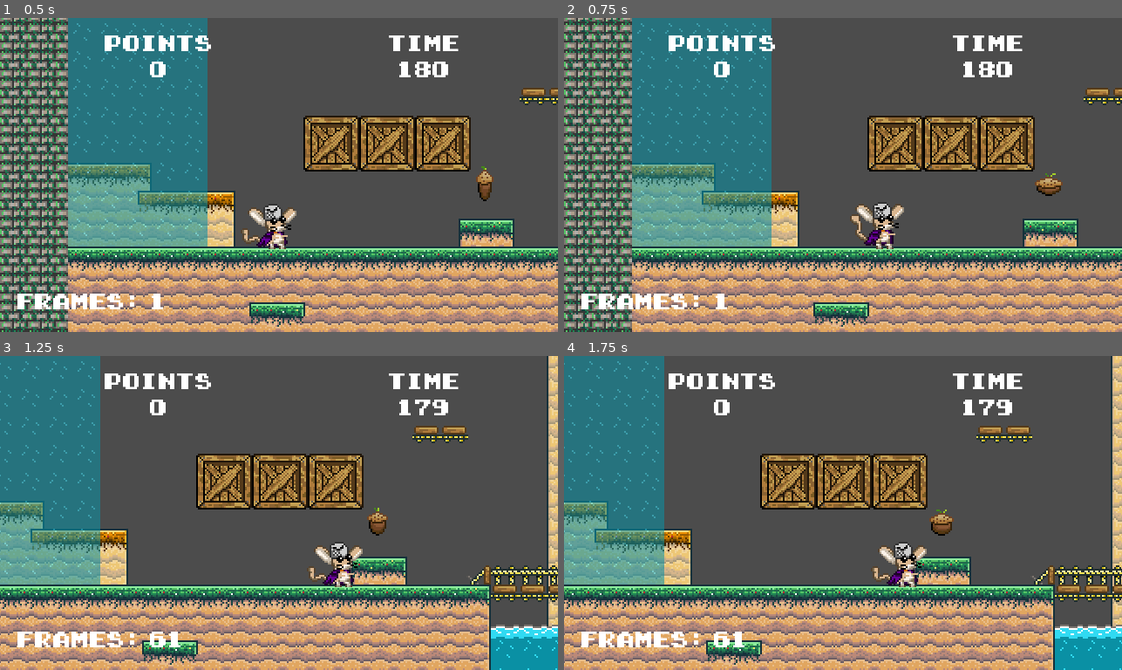
Above: before the commit, frames 1-4 (two rows, left to right).
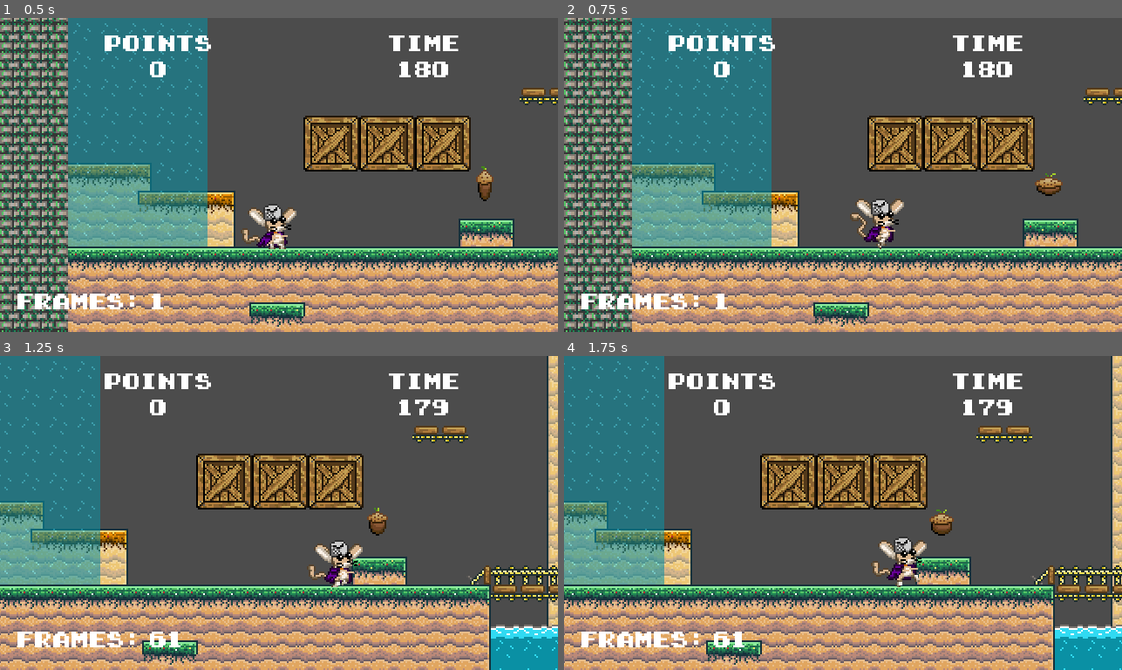
Above: after the commit, the same moments.

Repository: kmaxare/project-one
Game: Godot game, scene res://levels/level_one.tscn
Same seed, same stepped clock (60 frames per second), same inputs: the game is played once before the commit and once after it. This scene is started directly instead of the project's main scene. The engine's default icon, where the game draws it, is replaced by a stand-in: a white triangle on a blue panel in a dark square.
Inputs:
- Up to frame 1 (0.5 s): no input
- Up to frame 2 (0.75 s): hold Right (ui_right) from 0.53 s (still down)
- Up to frame 3 (1.25 s): keep holding Right (ui_right)
- Up to frame 4 (1.75 s): keep holding Right (ui_right)

Frame 1 is identical in both runs. In frame 2, 0.9% of the frame differs, in the area x 51-61%, y 57-74%; in frame 3, 0.7%; in frame 4, 1.0%, in the area x 55-65%, y 57-74%.

Commit message:
Tarea043 (#35)
* se agrego el menu principal

* se agrego la introduccion de nombre

* Ajustes de tile base para el correcto funcionamiento del cangrejo (crab)

---------

Co-authored-by: MiniGCJ23 <minigcj23@gail.com>
Co-authored-by: Kevin Arenas <kevinarenas@unach.cl>

Diff:
--- a/GUI/GUI.gd
+++ b/GUI/GUI.gd
@@ -5,7 +5,7 @@
 onready var tiempo = $HBoxContainer/VBoxContainer2/Tiempo
 
 func _process(delta):
-	points.text = str(GameHandler.points)
-	tiempo.text = str(GameHandler.time)
+	points.text = str(game_handler.points)
+	tiempo.text = str(game_handler.time)
 
 	frames.text = str(Engine.get_frames_per_second())
--- a/GUI/game_over.gd
+++ b/GUI/game_over.gd
@@ -1,23 +1,32 @@
 extends Control
 
-# Se obtiene el nodo del botón Retry
-onready var button_retry = $VBoxContainer/HBoxContainer/Retry
-# Se obtiene el nodo de texto para mostrar la puntuación del jugador
-onready var score = $VBoxContainer/VBoxContainer2/Player/Score
+# Obtiene el nodo de texto para mostrar la puntuación del jugador
+onready var score = $VBoxContainer/Scores/Player/Score
+onready var top_player_score = $VBoxContainer/Scores/TopPlayer/Score
+onready var player_name = $VBoxContainer/Scores/Player/Name
+onready var top_player_name = $VBoxContainer/Scores/TopPlayer/Name
 
 # Función llamada al terminar la carga del nodo
-func _ready():
+func _ready() -> void:
 	# Establece el texto de la puntuación del jugador en el valor actual de la puntuación
-	score.text = str(GameHandler.points)
-	# Se establece el foco en el botón Retry para que sea seleccionado por defecto
-	button_retry.grab_focus()
+	_adjust_score()
 
-# Función llamada cuando se presiona el botón Retry
-func _on_Retry_pressed():
-	if get_tree().change_scene("res://levels/level_one.tscn") != OK:
-		print("Error")
+func _adjust_score() -> void:
+	# Establece el texto de la puntuación del jugador en el valor actual de la puntuación
+	score.text = str(game_handler.points)
+	player_name.text = game_handler.player_name
+	# Si se supera el puntaje máximo actualizar ranking
+	if game_handler.points > game_handler.top_player_score:
+		game_handler.top_player_score = game_handler.points
+		game_handler.top_player_name = game_handler.player_name
+	top_player_score.text = str(game_handler.top_player_score)
+	top_player_name.text = game_handler.top_player_name
 
-# Función llamada cuando se presiona el botón Return
-func _on_Return_pressed():
-	if get_tree().change_scene("res://GUI/main_screen.tscn") != OK:
-		print("Error")
+# Función llamada al presionar el botón de volver al menú principal
+func _on_return_menu_pressed() -> void:
+	# Cambia a la escena del menú principal
+	get_tree().change_scene("res://GUI/main_screen.tscn")
+
+func _on_restart_level_pressed() -> void:
+	get_tree().change_scene(game_handler.previous_scene)
+	pass # Replace with function body.
--- a/GUI/game_over.tscn
+++ b/GUI/game_over.tscn
@@ -15,9 +15,11 @@
 size = 15
 font_data = ExtResource( 1 )
 
-[node name="game_over" type="Control"]
+[node name="GameOver" type="Control"]
 anchor_right = 1.0
 anchor_bottom = 1.0
+margin_top = -1.0
+margin_bottom = -1.0
 script = ExtResource( 2 )
 
 [node name="VBoxContainer" type="VBoxContainer" parent="."]
@@ -25,104 +27,91 @@
 anchor_top = 0.5
 anchor_right = 0.5
 anchor_bottom = 0.5
-margin_left = -99.5
-margin_top = -76.5
-margin_right = 99.5
-margin_bottom = 76.5
+margin_left = -95.0
+margin_top = -87.0
+margin_right = 95.0
+margin_bottom = 21.0
 custom_constants/separation = 20
 alignment = 1
 
 [node name="Label" type="Label" parent="VBoxContainer"]
-margin_top = 2.0
-margin_right = 199.0
-margin_bottom = 40.0
+margin_right = 190.0
+margin_bottom = 38.0
 custom_fonts/font = SubResource( 1 )
 text = "Game Over"
 align = 1
 valign = 1
 
-[node name="VBoxContainer2" type="VBoxContainer" parent="VBoxContainer"]
-margin_top = 60.0
-margin_right = 199.0
-margin_bottom = 110.0
+[node name="Scores" type="VBoxContainer" parent="VBoxContainer"]
+margin_top = 58.0
+margin_right = 190.0
+margin_bottom = 108.0
 custom_constants/separation = 20
 
-[node name="Player" type="HBoxContainer" parent="VBoxContainer/VBoxContainer2"]
-margin_right = 199.0
+[node name="Player" type="HBoxContainer" parent="VBoxContainer/Scores"]
+margin_right = 190.0
 margin_bottom = 15.0
 custom_constants/separation = 75
 alignment = 1
 
-[node name="Name" type="Label" parent="VBoxContainer/VBoxContainer2/Player"]
-margin_left = 12.0
-margin_right = 63.0
+[node name="Name" type="Label" parent="VBoxContainer/Scores/Player"]
+margin_left = 8.0
+margin_right = 59.0
 margin_bottom = 15.0
 custom_fonts/font = SubResource( 2 )
 text = "Nombre"
 align = 1
 valign = 1
 
-[node name="Score" type="Label" parent="VBoxContainer/VBoxContainer2/Player"]
-margin_left = 138.0
-margin_right = 186.0
+[node name="Score" type="Label" parent="VBoxContainer/Scores/Player"]
+margin_left = 134.0
+margin_right = 182.0
 margin_bottom = 15.0
 custom_fonts/font = SubResource( 2 )
 text = "000000"
 align = 1
 valign = 1
 
-[node name="TopPlayer" type="HBoxContainer" parent="VBoxContainer/VBoxContainer2"]
+[node name="TopPlayer" type="HBoxContainer" parent="VBoxContainer/Scores"]
 margin_top = 35.0
-margin_right = 199.0
+margin_right = 190.0
 margin_bottom = 50.0
 custom_constants/separation = 75
 alignment = 1
 
-[node name="Name" type="Label" parent="VBoxContainer/VBoxContainer2/TopPlayer"]
-margin_left = 12.0
-margin_right = 63.0
+[node name="Name" type="Label" parent="VBoxContainer/Scores/TopPlayer"]
+margin_left = 8.0
+margin_right = 59.0
 margin_bottom = 15.0
 custom_fonts/font = SubResource( 2 )
 text = "Nombre"
 align = 1
 valign = 1
 
-[node name="Score" type="Label" parent="VBoxContainer/VBoxContainer2/TopPlayer"]
-margin_left = 138.0
-margin_right = 186.0
+[node name="Score" type="Label" parent="VBoxContainer/Scores/TopPlayer"]
+margin_left = 134.0
+margin_right = 182.0
 margin_bottom = 15.0
 custom_fonts/font = SubResource( 2 )
 text = "000000"
 align = 1
 valign = 1
 
-[node name="HBoxContainer" type="HBoxContainer" parent="VBoxContainer"]
-margin_top = 130.0
-margin_right = 199.0
-margin_bottom = 151.0
-custom_constants/separation = 30
-alignment = 1
-
-[node name="Retry" type="Button" parent="VBoxContainer/HBoxContainer"]
-margin_right = 51.0
-margin_bottom = 21.0
-focus_neighbour_left = NodePath("../Return")
-focus_neighbour_right = NodePath("../Return")
-focus_next = NodePath("../Return")
-focus_previous = NodePath("../Return")
-custom_fonts/font = SubResource( 3 )
-text = "retry"
-
-[node name="Return" type="Button" parent="VBoxContainer/HBoxContainer"]
-margin_left = 81.0
-margin_right = 199.0
-margin_bottom = 21.0
-focus_neighbour_left = NodePath("../Retry")
-focus_neighbour_right = NodePath("../Retry")
-focus_next = NodePath("../Retry")
-focus_previous = NodePath("../Retry")
+[node name="ReturnMenu" type="Button" parent="."]
+margin_left = 67.0
+margin_top = 151.0
+margin_right = 257.0
+margin_bottom = 176.0
 custom_fonts/font = SubResource( 3 )
 text = "return to menu"
 
-[connection signal="pressed" from="VBoxContainer/HBoxContainer/Retry" to="." method="_on_Retry_pressed"]
-[connection signal="pressed" from="VBoxContainer/HBoxContainer/Return" to="." method="_on_Return_pressed"]
+[node name="RestartLevel" type="Button" parent="."]
+margin_left = 68.0
+margin_top = 120.0
+margin_right = 258.0
+margin_bottom = 145.0
+custom_fonts/font = SubResource( 3 )
+text = "restart level"
+
+[connection signal="pressed" from="ReturnMenu" to="." method="_on_return_menu_pressed"]
+[connection signal="pressed" from="RestartLevel" to="." method="_on_restart_level_pressed"]
--- a/GUI/main_screen.gd
+++ b/GUI/main_screen.gd
@@ -1,31 +1,50 @@
 extends Control
 
+#se carga el nodo del panel de introducción de nombre
+onready var name_panel : Panel = $name_panel
+#se carga la propiedad text del nodo name_intro
+onready var name_player : String = $name_panel/name_intro.text
+
+#función que se ejecuta al principio de ejecutarse la escena
+func _ready() -> void:
+	#oculta el panel de introducir nombre
+	name_panel.hide()
+
 #Función que se activa cuando se presiona el botón "start"
-func _on_start_pressed():
-	#Cambia a la escena "level-one.tscn"
-	get_tree().change_scene("res://levels/level_one.tscn")
+func _on_start_pressed() -> void:
+	name_panel.show()
 
 #Función que se activa cuando se presiona el botón "score"
-func _on_score_pressed():
+func _on_score_pressed() -> void:
 	#Cambia a la escena "score.tscn"
 	get_tree().change_scene("res://GUI/score.tscn")
 
 #Función que se activa cuando se presiona el botón "instruccions"
-func _on_instruccions_pressed():
+func _on_instruccions_pressed() -> void:
 	#Cambia a la escena "instruccions.tscn"
 	get_tree().change_scene("res://GUI/instruccions.tscn")
 
 #Función que se activa cuando se presiona el botón "controls"
-func _on_controls_pressed():
+func _on_controls_pressed() -> void:
 	#Cambia a la escena "controls.tscn"
 	get_tree().change_scene("res://GUI/controls.tscn")
 
 #Función que se activa cuando se presiona el botón "credits"
-func _on_credits_pressed():
+func _on_credits_pressed() -> void:
 	#Cambia a la escena "credits.tscn"
 	get_tree().change_scene("res://GUI/credits.tscn")
 
 #Función que se activa cuando se presiona el botón "quit"
-func _on_quit_pressed():
+func _on_quit_pressed() -> void:
 	#Cierra el programa
 	get_tree().quit()
+
+# Función que se activa cuando se presiona el botón OK
+# de cuando se introduce el juego
+func _on_name_done_pressed() -> void:
+	game_handler.player_name = name_player
+	get_tree().change_scene("res://levels/level_one.tscn")
+
+# se presiono el boton regresar del panel de introducir nombre
+func _on_panel_hide_pressed() -> void:
+	name_panel.hide()
--- a/GUI/main_screen.tscn
+++ b/GUI/main_screen.tscn
@@ -108,9 +108,39 @@
 custom_fonts/font = SubResource( 2 )
 text = "Quit"
 
+[node name="name_panel" type="Panel" parent="."]
+visible = false
+margin_left = 55.0
+margin_top = 39.0
+margin_right = 270.0
+margin_bottom = 169.0
+
+[node name="name_intro" type="LineEdit" parent="name_panel"]
+margin_left = 29.0
+margin_top = 11.0
+margin_right = 182.0
+margin_bottom = 35.0
+text = "new player"
+
+[node name="name_done" type="Button" parent="name_panel"]
+margin_left = 156.0
+margin_top = 94.0
+margin_right = 189.0
+margin_bottom = 114.0
+text = "Ok"
+
+[node name="panel_hide" type="Button" parent="name_panel"]
+margin_left = 29.0
+margin_top = 92.0
+margin_right = 96.0
+margin_bottom = 112.0
+text = "Return"
+
 [connection signal="pressed" from="VBoxContainer/Start" to="." method="_on_start_pressed"]
 [connection signal="pressed" from="VBoxContainer/Score" to="." method="_on_score_pressed"]
 [connection signal="pressed" from="VBoxContainer/HBoxContainer/Instruccions" to="." method="_on_instruccions_pressed"]
 [connection signal="pressed" from="VBoxContainer/HBoxContainer/Controls" to="." method="_on_controls_pressed"]
 [connection signal="pressed" from="VBoxContainer/HBoxContainer2/Credits" to="." method="_on_credits_pressed"]
 [connection signal="pressed" from="VBoxContainer/HBoxContainer2/Quit" to="." method="_on_quit_pressed"]
+[connection signal="pressed" from="name_panel/name_done" to="." method="_on_name_done_pressed"]
+[connection signal="pressed" from="name_panel/panel_hide" to="." method="_on_panel_hide_pressed"]
--- a/characters/player/jerbo_player.gd
+++ b/characters/player/jerbo_player.gd
@@ -24,13 +24,13 @@
 # del personaje
 var state : String = "fall"
 var prev_state : String = "idle"
-var v_knockback : float = 100
+var v_knockback : float = 30
 var disabled : bool = false
 var invulnerable : bool = false
 #bandera que indica si el personaje fue dañado
 var damaged : bool = false
 # bandera que indica si el personaje fue dañado por la derecha
-var damaged_r : bool = false
+var damaged_right : bool = false
 # bandera que indica que esta activo el coyote time
 var coyote_time : bool = false
 # bandera que indica que esta activo el primer salto
@@ -38,11 +38,11 @@
 # bandera que indica que esta activo el segundo salto
 var second_jump : bool = false
 
-func _ready():
-	GameHandler.points += 7 # para propositos de prueba
+func _ready() -> void:
+	#GameHandler.points += 7 # para propositos de prueba
 	set_borders()
 
-func _physics_process(_delta):
+func _physics_process(_delta) -> void:
 	match state:
 		"idle", "run":
 			_on_the_floor()
@@ -61,17 +61,20 @@
 
 	$RayCast.collition_down(JUMPFORCE) #verifica si golpeo enemigo
 
-func _on_the_floor():
+func _on_the_floor() -> void:
 	if Input.is_action_pressed("ui_right"):
 		velocity.x = min(velocity.x + v_initial, v_stop)
 		#establece que mira ala derecha
 		look_r = true
+		state = "run"
 	elif Input.is_action_pressed("ui_left"):
 		velocity.x = max(velocity.x - v_initial, -v_stop)
 		#establece que mira ala izquierda
 		look_r = false
+		state = "run"
 	else:
 		velocity.x = 0
+		state = "idle"
 	if Input.is_action_just_pressed("ui_jump") and is_on_floor():
 		_jump()
 		first_jump = true
@@ -109,7 +112,7 @@
 #		if velocity.y > 1:
 #			state = "fall"
 
-func func_hurt():
+func func_hurt() -> void:
 	if !disabled:
 		state = "idle"
 
@@ -129,15 +132,15 @@
 				timer_coyote.start(0.3)
 				coyote_time = true
 
-func animation():
+func animation() -> void:
 	if damaged:
 		state = "hurt"
 		damaged = false
 		disabled = true
 		invulnerable = true
 		$TimerInvulnerable.start(0.74)
-		if damaged_r:
-			velocity.x += -v_knockback
+		if damaged_right:
+			velocity.x -= v_knockback
 			look_r = true
 		else:
 			velocity.x += v_knockback
@@ -154,7 +157,7 @@
 	$Sprite.flip_h = !look_r
 
 #Esta funciona ocurre cuando un enemigo cruza al jugador
-func damage_received(damage, positionEnemy : Vector2):
+func damage_received(damage, positionEnemy : Vector2) -> void:
 	#verifica que no este en modo invulnerable
 	if !invulnerable:
 	# activa la bandera de que ya recibio daño, para que no reciba
@@ -165,14 +168,14 @@
 		screen_shake(0.3, 0.1, 2)
 	# EStablece desde que lado se recibe el daño
 		if global_position.x < positionEnemy.x:
-			damaged_r = true #derecha
+			damaged_right = true #derecha
 		else:
-			damaged_r = false #izquierda
+			damaged_right = false #izquierda
 		#se restan los puntos al jugador
-		if GameHandler.points >= damage:
-			GameHandler.points -= damage
+		if game_handler.points >= damage:
+			game_handler.points -= damage
 		else:
-			GameHandler.game_over()
+			game_handler.game_over()
 
 # se llama por medio del animation player cuando se termina la
 # animacion de hurt, para marcar que el jugador vuelve a estar
@@ -182,9 +185,8 @@
 
 
 #indica que el temporizador de invunerabilidad termino
-func _on_timer_invunerable_timeout():
+func _on_timer_invunerable_timeout() -> void:
 	invulnerable = false
-	pass # Replace with function body.
 
 #Funcion para generar numeros randoms
 func random(minimo, maximo):
@@ -234,9 +236,8 @@
 		print("NO HAY NODO SETTINGS")
 
 # pasado el tiempo desactiva bandera del coyote time
-func _on_timer_coyote_timeout():
+func _on_timer_coyote_timeout() -> void:
 	coyote_time = false
-	pass # Replace with function body.
 
 func mov_position_player(move_direction: String) -> void:
 	if move_direction == 'move_right': global_position -= Vector2(-2,0)
--- a/characters/player/jerbo_player.tscn
+++ b/characters/player/jerbo_player.tscn
@@ -190,8 +190,6 @@
 enabled = true
 cast_to = Vector2( -3.29018e-05, 13 )
 
-[node name="Timer" type="Timer" parent="."]
-
 [node name="TimerInvulnerable" type="Timer" parent="."]
 wait_time = 0.74
 one_shot = true
@@ -209,6 +207,5 @@
 
 [node name="Tween" type="Tween" parent="Camera2D"]
 
-[connection signal="timeout" from="TimerInvulnerable" to="." method="_on_Timer_timeout"]
 [connection signal="timeout" from="TimerInvulnerable" to="." method="_on_timer_invunerable_timeout"]
 [connection signal="timeout" from="TimerCoyote" to="." method="_on_timer_coyote_timeout"]
--- a/game_handler.gd
+++ b/game_handler.gd
@@ -1,5 +1,12 @@
 extends Node
 
+#variable de la dirección ultima escena jugada
+var previous_scene : String = "res://GUI/main_screen.tscn"
+#variables para el ranking de jugadores
+var player_name : String = "New Player"
+var player_score = 0
+var top_player_name : String = "Top Player"
+var top_player_score = 15
 # Variable para puntos del jugador
 var points = 0
 # Gravedad para personajes
--- a/interactive_objects/immerse_death.gd
+++ b/interactive_objects/immerse_death.gd
@@ -5,7 +5,7 @@
 	# Verifica si el cuerpo es parte del grupo "player"
 	if body.is_in_group("player"):
 		# Llama a la función gameOver en el controlador del juego
-		GameHandler.game_over()
+		game_handler.game_over()
 	# Verifica si el cuerpo pertenece a los grupos "barrel" o "enemy"
 	elif body.is_in_group("barrel") or body.is_in_group("enemy"):
 		# Elimina el cuerpo de la escena
--- a/interactive_objects/powerup.gd
+++ b/interactive_objects/powerup.gd
@@ -5,7 +5,7 @@
 func _on_powerup_body_entered(body):
 	$AnimationPlayer.play("collected") # Para animacion (Pixel).
 	if body.is_in_group("player"):
-		GameHandler.time += extra_time
+		game_handler.time += extra_time
 #		queue_free() # Se pasa a animation_finished (Pixel).
 
 
--- a/interactive_objects/seed_point.gd
+++ b/interactive_objects/seed_point.gd
@@ -14,9 +14,9 @@
 	$AnimationPlayer.play("collected") # Para animacion (Pixel).
 	if body.is_in_group("player"):
 		if value == 1:
-			GameHandler.points += 1
+			game_handler.points += 1
 		elif value == 2:
-			GameHandler.points += 3
+			game_handler.points += 3
 #		queue_free() # Se pasa a animation_finished (Pixel).
 
 
--- a/interactive_objects/surprise_block.gd
+++ b/interactive_objects/surprise_block.gd
@@ -18,7 +18,7 @@
 
 
 func destuirBloque():
-	GameHandler.points += 3
+	game_handler.points += 3
 #	queue_free()
 	# <<<Codigo Espageti para animacion de destruccion (Pixel)>>>
 	box -= 1
--- a/levels/level_one.gd
+++ b/levels/level_one.gd
@@ -2,18 +2,22 @@
 
 var cont = 0
 
-func _ready():
-	GameHandler.time = 180
-	GameHandler.points = 0
+func _ready() -> void:
+	game_handler.time = 180
+	game_handler.points = 0
 
-func _physics_process(delta):
+func _physics_process(delta) -> void:
 	time_control()
 
-func time_control():
+func time_control() -> void:
 	cont += 1
 	if cont > 60:
 		cont = 0
-		GameHandler.time -= 1
+		game_handler.time -= 1
 
-		if GameHandler.time == 0:
-			GameHandler.game_over()
+		if game_handler.time == 0:
+			game_handler.game_over()
+
+
+func _on_LevelOne_tree_exiting() -> void:
+	game_handler.previous_scene = "res://levels/level_one.tscn"
--- a/levels/level_one.tscn
+++ b/levels/level_one.tscn
@@ -29,6 +29,8 @@
 
 [node name="BottomFloor" parent="." groups=["foor"] instance=ExtResource( 5 )]
 position = Vector2( 33, -13 )
+collision_layer = 27
+collision_mask = 11
 tile_data = PoolIntArray( -1900546, 52, 0, -1900545, 52, 0, -1966080, 52, 0, -1966079, 52, 0, -1966078, 52, 0, -1966077 …(44866 unchanged characters)…
 
 [node name="JerboPlayer" parent="." instance=ExtResource( 2 )]
@@ -105,3 +107,5 @@
 tile_data = PoolIntArray( -3538783, 0, 0, -3538779, 0, 0, -3473296, 0, 0, -3473292, 0, 0, -1900493, 0, 0, 655426, 0, 0, 1900582, 0, 0, 3407948, 0, 0, 3604505, 0, 0, 3604509, 0, 0, 3604513, 0, 0 )
 
 [node name="GUI" parent="." instance=ExtResource( 11 )]
+
+[connection signal="tree_exiting" from="." to="." method="_on_LevelOne_tree_exiting"]
--- a/project.godot
+++ b/project.godot
@@ -16,7 +16,7 @@
 
 [autoload]
 
-GameHandler="*res://game_handler.gd"
+game_handler="*res://game_handler.gd"
 
 [display]
 
--- a/tiles/floor.tscn
+++ b/tiles/floor.tscn
@@ -3,11 +3,9 @@
 [ext_resource path="res://tiles/design.tres" type="TileSet" id=1]
 [ext_resource path="res://tiles/floor.gd" type="Script" id=2]
 
-
 [node name="Floor" type="TileMap" groups=["well"]]
 tile_set = ExtResource( 1 )
 cell_size = Vector2( 16, 16 )
-collision_layer = 27
-collision_mask = 11
+collision_mask = 0
 format = 1
 script = ExtResource( 2 )
